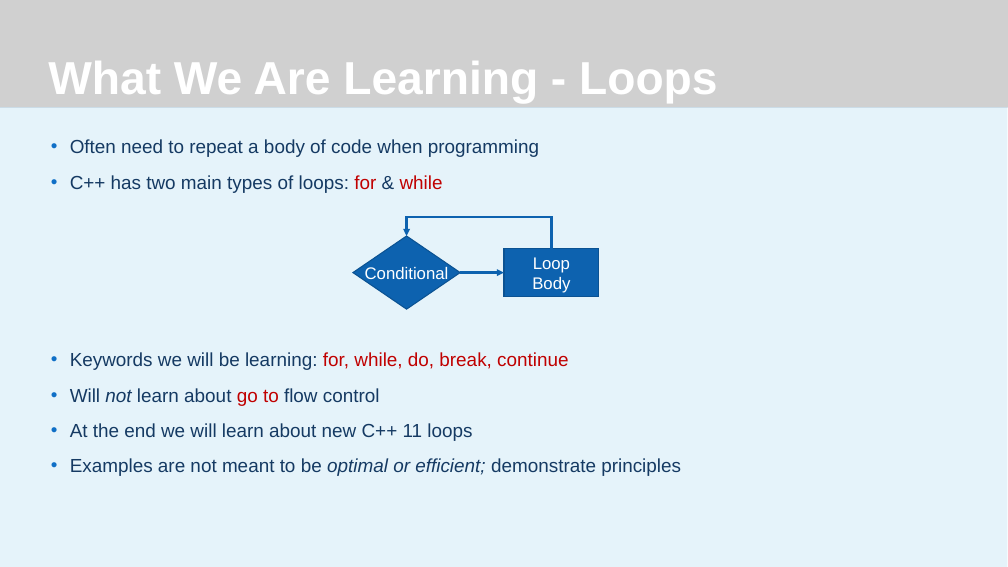
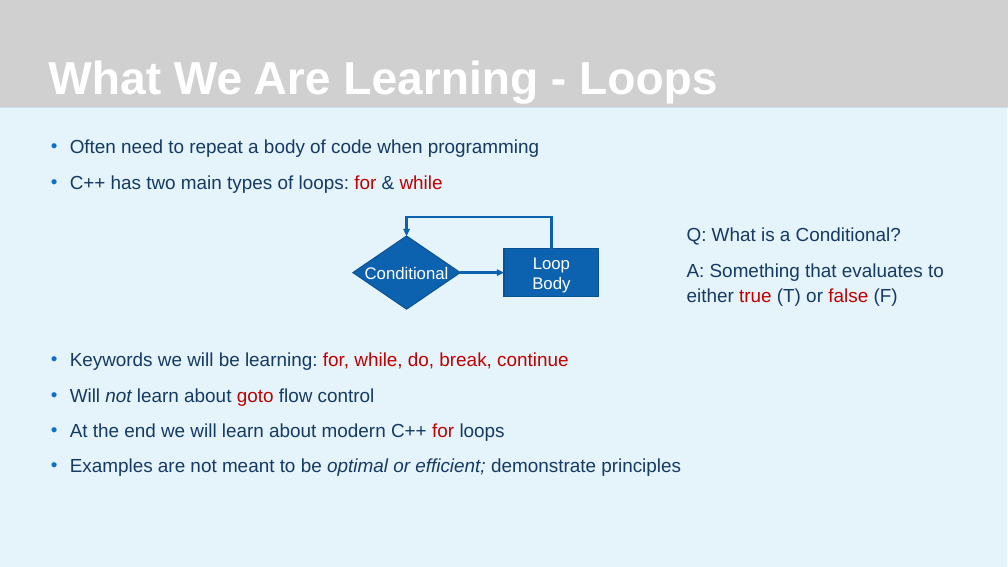
Before and after one commit to JeremyBYU/LoopIt, a slide deck: slide 4 of Lecture/LoopIt.pptx. Drawn at 1008x567 pixels with LibreOffice and Linux fonts; fonts in the diff are those of the drawing; grey boxes stand for pictures; background and template pictures are left out. Boxes give left, top, right and bottom in pixels: in the first picture for what was removed or moved away, otherwise in the second. Text is boxed around its words. In the diff, an @@ line names an element or a change of style, - is before the commit and + after.

Commit message:
Update powerpoint

```diff
--- a/Lecture/LoopIt.pptx
+++ b/Lecture/LoopIt.pptx
@@ text added at [687,227,944,306], 18 pt, text #153A63 @@
+Q: What is a Conditional?
+A: Something that evaluates to either true (T) or false (F)
@@ text at [70,388,505,441]: text changed @@
-• Will not learn about go to flow control
-• At the end we will learn about new C++ 11 loops
+• Will not learn about goto flow control
+• At the end we will learn about modern C++ for loops
```
Also in this commit, not shown: 9 other slides changed, 2 slides added.
